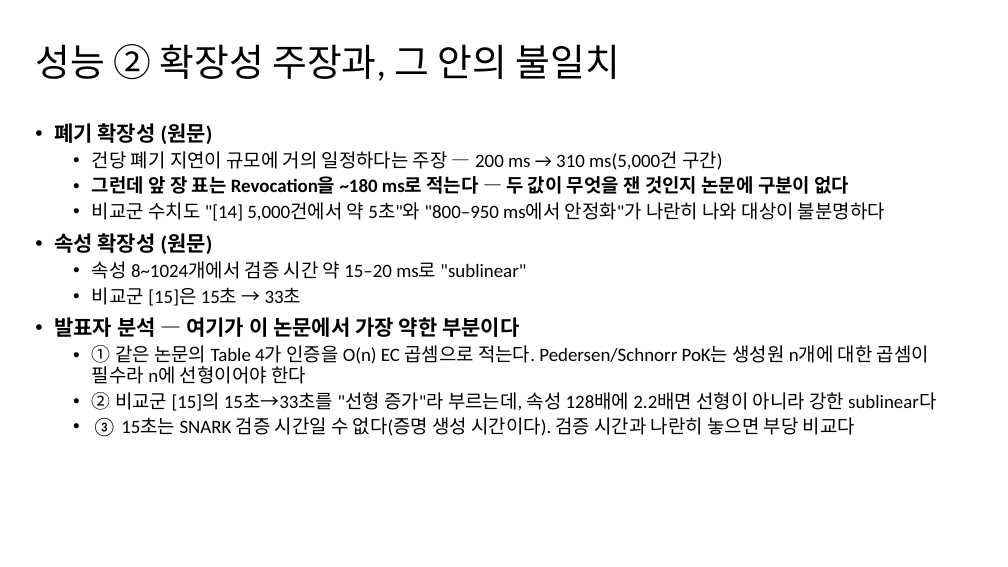
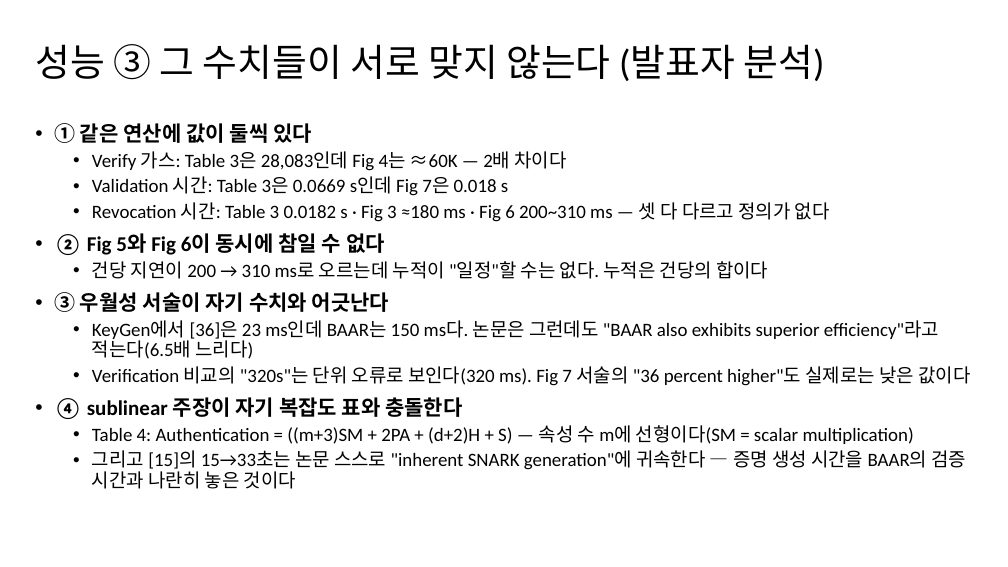
Before and after one commit to mhjung93/google-oidc-demo, a slide deck: slide 20 of documents/260903_seminar_BAAR.pptx (slide 19 before the commit). Drawn at 1008x567 pixels with LibreOffice and Linux fonts; fonts in the diff are those of the drawing; background and template pictures are left out. Boxes give left, top, right and bottom in pixels: in the first picture for what was removed or moved away, otherwise in the second. Text is boxed around its words. In the diff, an @@ line names an element or a change of style, - is before the commit and + after.

```diff
--- a/documents/260903_seminar_BAAR.pptx
+++ b/documents/260903_seminar_BAAR.pptx
@@ title at (35, 44, 824, 81): text changed @@
-성능 ② 확장성 주장과, 그 안의 불일치
+성능 ③ 그 수치들이 서로 맞지 않는다 (발표자 분석)
@@ text at (54, 123, 970, 489): text changed @@
-• 폐기 확장성 (원문)
-  • 건당 폐기 지연이 규모에 거의 일정하다는 주장 — 200 ms → 310 ms(5,000건 구간)
-  • 그런데 앞 장 표는 Revocation을 ~180 ms로 적는다 — 두 값이 무엇을 잰 것인지 논문에 구분이 없다
-  • 비교군 수치도 "[14] 5,000건에서 약 5초"와 "800–950 ms에서 안정화"가 나란히 나와 대상이 불분명하다
-• 속성 확장성 (원문)
-  • 속성 8~1024개에서 검증 시간 약 15–20 ms로 "sublinear"
-  • 비교군 [15]은 15초 → 33초
-• 발표자 분석 — 여기가 이 논문에서 가장 약한 부분이다
-  • ① 같은 논문의 Table 4가 인증을 O(n) EC 곱셈으로 적는다. Pedersen/Schnorr PoK는 생성원 n개에 대한 곱셈이 필수라 n에 선형이어야 한다
-  • ② 비교군 [15]의 15초→33초를 "선형 증가"라 부르는데, 속성 128배에 2.2배면 선형이 아니라 강한 sublinear다
-  • ③ 15초는 SNARK 검증 시간일 수 없다(증명 생성 시간이다). 검증 시간과 나란히 놓으면 부당 비교다
+• ① 같은 연산에 값이 둘씩 있다
+  • Verify 가스: Table 3은 28,083인데 Fig 4는 ≈60K — 2배 차이다
+  • Validation 시간: Table 3은 0.0669 s인데 Fig 7은 0.018 s
+  • Revocation 시간: Table 3 0.0182 s · Fig 3 ≈180 ms · Fig 6 200~310 ms — 셋 다 다르고 정의가 없다
+• ② Fig 5와 Fig 6이 동시에 참일 수 없다
+  • 건당 지연이 200 → 310 ms로 오르는데 누적이 "일정"할 수는 없다. 누적은 건당의 합이다
+• ③ 우월성 서술이 자기 수치와 어긋난다
+  • KeyGen에서 [36]은 23 ms인데 BAAR는 150 ms다. 논문은 그런데도 "BAAR also exhibits superior efficiency"라고 적는다(6.5배 느리다)
+  • Verification 비교의 "320s"는 단위 오류로 보인다(320 ms). Fig 7 서술의 "36 percent higher"도 실제로는 낮은 값이다
+• ④ sublinear 주장이 자기 복잡도 표와 충돌한다
+  • Table 4: Authentication = ((m+3)SM + 2PA + (d+2)H + S) — 속성 수 m에 선형이다(SM = scalar multiplication)
+  • 그리고 [15]의 15→33초는 논문 스스로 "inherent SNARK generation"에 귀속한다 — 증명 생성 시간을 BAAR의 검증 시간과 나란히 놓은 것이다
```
Also in this commit, not shown: 10 other slides changed, 2 slides added, 1 slide removed, 3 other files.
